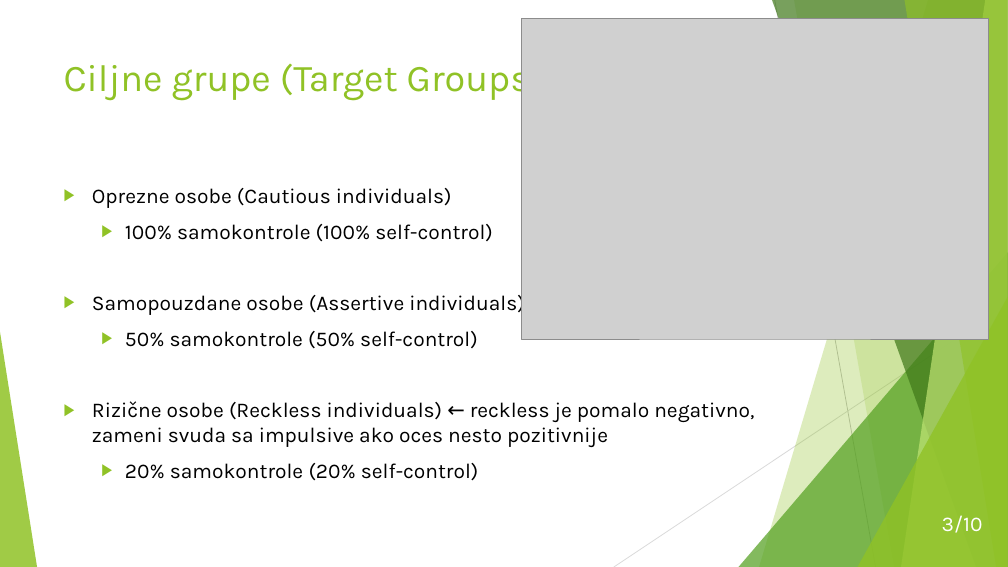
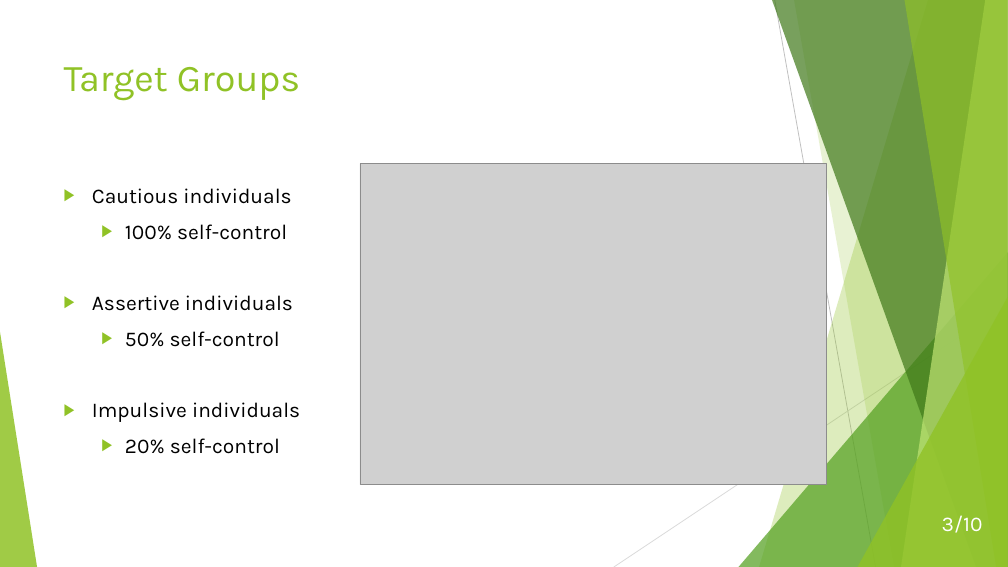
Before and after one commit to MarinaNikolic/UPR, a slide deck: slide 3 of mindgenomix-english.pptx. Drawn at 1008x567 pixels with LibreOffice and Linux fonts; fonts in the diff are those of the drawing; grey boxes stand for pictures. Boxes give left, top, right and bottom in pixels: in the first picture for what was removed or moved away, otherwise in the second. Text is boxed around its words. In the diff, an @@ line names an element or a change of style, - is before the commit and + after.

```diff
--- a/mindgenomix-english.pptx
+++ b/mindgenomix-english.pptx
@@ title at <box>64,67,300,101</box>: text changed @@
-Ciljne grupe (Target Groups)
+Target Groups
@@ picture: place and size @@
-picture at <box>522,18,988,339</box>
+picture at <box>360,164,827,485</box>
@@ text at <box>92,188,300,454</box>: text changed @@
-▶ Oprezne osobe (Cautious individuals)
-  ▶ 100% samokontrole (100% self-control)
-▶ Samopouzdane osobe (Assertive individuals)
-  ▶ 50% samokontrole (50% self-control)
-▶ Rizične osobe (Reckless individuals) ← reckless je pomalo negativno, zameni svuda sa impulsive ako oces nesto pozitivnije
-  ▶ 20% samokontrole (20% self-control)
+▶ Cautious individuals
+  ▶ 100% self-control
+▶ Assertive individuals
+  ▶ 50% self-control
+▶ Impulsive individuals
+  ▶ 20% self-control
```
Also in this commit, not shown: 9 other slides changed.
